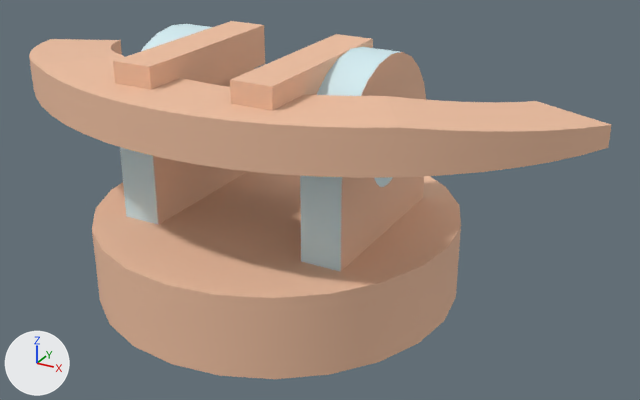
An edit to the OBJ model Project/Asset/Mesh/enemy/weapon_ballista.obj, drawn before and after from the same camera.
The view is the same before and after, from a camera (50 mm lens) standing at (0.541, -0.874, 0.559) and looking at (0.055, 0.01, 0.117). The axes (+X, +Y, +Z) are drawn at lower left. The lights are the same throughout. Where no turn or scale is listed for an object, it has been applied to the vertices.

Names of what the first picture shows: 'bow', 'weapon_ballista'.
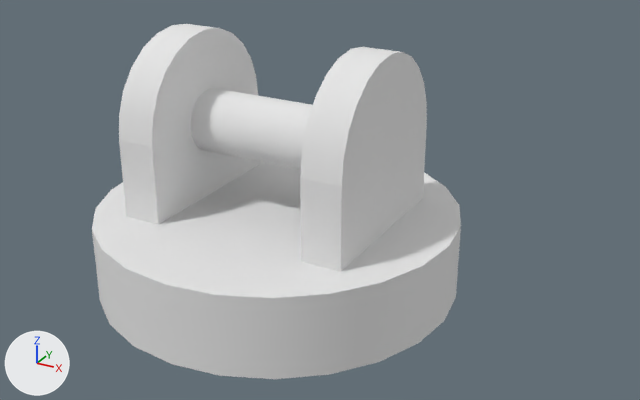
The change in detail:
Material 'weapon_ballista_weapon_ballista_stone' (mat_weapon_ballista_weapon_ballista_stone) is new.
Its base color is (0.8, 0.8, 0.8) (white #e7e7e7).
Its roughness is 1.0.
Material 'weapon_ballista_weapon_ballista_wood' (mat_weapon_ballista_weapon_ballista_wood) is new.
Its base color is (0.8, 0.8, 0.8) (white #e7e7e7).
Its roughness is 1.0.
me_weapon_ballista has 204 vertices, 408 faces and spans x -0.23..0.23, y -0.23..0.23, z 0.0..0.315.
me_weapon_ballista is used by ob_weapon_ballista; location (0.0, 0.0, 0.0).
me_weapon_ballista part 1: all 100 faces that had it switch from mat_weapon_ballista_stone (white #d4edf2) to mat_weapon_ballista_weapon_ballista_stone (white #e7e7e7).
me_weapon_ballista part 2: all 308 faces that had it switch from mat_weapon_ballista_wood (beige #f1c1a2) to mat_weapon_ballista_weapon_ballista_wood (white #e7e7e7).
Object 'bow' (ob_bow) is deleted.

Location of each change, [x1, y1, x2, y2] in pixels of the pictures (640 x 400 px):
'bow', deleted (beige): before [29, 21, 611, 178]
part 1 of me_weapon_ballista, recoloured: [120, 24, 399, 272] in both
part 2 of me_weapon_ballista, recoloured (beige to white): [92, 29, 461, 379] in both
